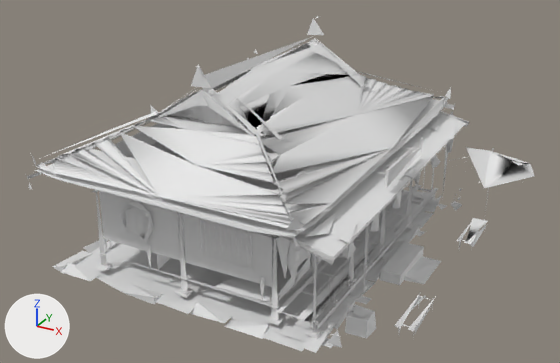
The glTF model game/assets/props/SM_Minka_03.glb, before and after one commit.
Before and after are seen from a 50 mm lens placed at (10.58, -18.37, 11.01), pointed at (0.88, -0.72, 2.18). Arrows for +X, +Y and +Z are at lower left; the lights stay in place. The first picture is the older version. Vertices at exactly the same position are counted once.

Before the edit, the objects in view are built like this:
```python
mat_x_prop = principled_material('X_Prop')
mat_x_prop.base_color = (0.8, 0.8, 0.8)  # white #e7e7e7
me_sm_minka_03_001 = bpy.data.meshes.new('SM_Minka_03.001')
me_sm_minka_03_001.from_pydata(...)  # 2202 vertices, 1936 faces; spans x -4.11..7.0, y -5.51..5.5, z -0.09..6.05
me_sm_minka_03_001.materials.append(mat_x_prop)  # white #e7e7e7
ob_sm_minka_03 = bpy.data.objects.new('SM_Minka_03', me_sm_minka_03_001)
ob_sm_minka_03.location = (0.0, 0.0, 0.0)
```
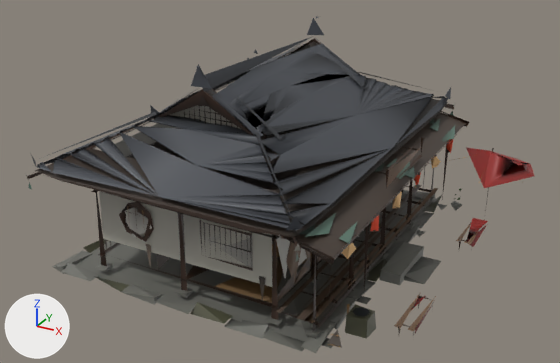
The change, as JSON lines over the scene's bpy script:
```json
{"op": "add", "block": "mat_x_prop", "code": "n2 = _N.new('ShaderNodeMix'); n2.name = 'Mix'"}
{"op": "add", "block": "mat_x_prop", "code": "n2.data_type = 'RGBA'"}
{"op": "add", "block": "mat_x_prop", "code": "n2.blend_type = 'MULTIPLY'"}
{"op": "add", "block": "mat_x_prop", "code": "n2.inputs[0].default_value = 1.0  # 'Factor'"}
{"op": "add", "block": "mat_x_prop", "code": "n2.inputs[7].default_value = (0.8, 0.8, 0.8, 1.0)  # 'B', white #e7e7e7"}
{"op": "add", "block": "mat_x_prop", "code": "n3 = _N.new('ShaderNodeVertexColor'); n3.name = 'Color Attribute'"}
{"block": "mat_x_prop", "where": "n0 = _N.new('ShaderNodeBsdfPrincipled'); n0.name = 'Principled BSDF'"}
{"op": "add", "block": "mat_x_prop", "code": "_L.new(n2.outputs[2], n0.inputs[0])  # 'Result' to 'Base Color'"}
{"op": "add", "block": "mat_x_prop", "code": "_L.new(n3.outputs[0], n2.inputs[6])  # 'Color' to 'A'"}
{"block": "me_sm_minka_03_001", "where": "me_sm_minka_03_001.from_pydata(...)  # 2202 vertices, 1936 faces; spans x -4.11..7.0, y -5.51..5.5, z -0.09..6.05"}
{"block": "me_sm_minka_03_001", "where": "# used by ob_sm_minka_03; location = (0.0, 0.0, 0.0)"}
{"block": "me_sm_minka_03_001", "change": "me_sm_minka_03_001 part 1: vertex colours changed"}
```

What differs and where, as boxes (x1, y1, x2, y2) in the pictures (560 x 363 px):
```json
{"object": "SM_Minka_03", "change": "recoloured", "before": [26, 16, 535, 353], "after": [26, 16, 535, 353], "on screen": "darker"}
```
